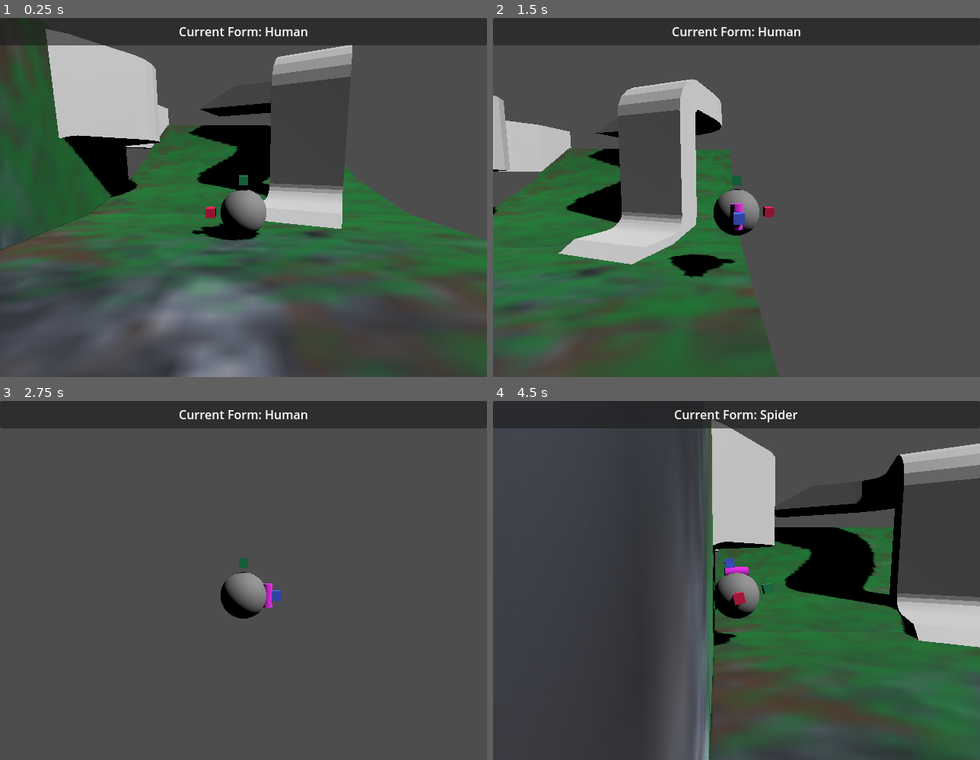
Above: before the commit, frames 1-4 (two rows, left to right).
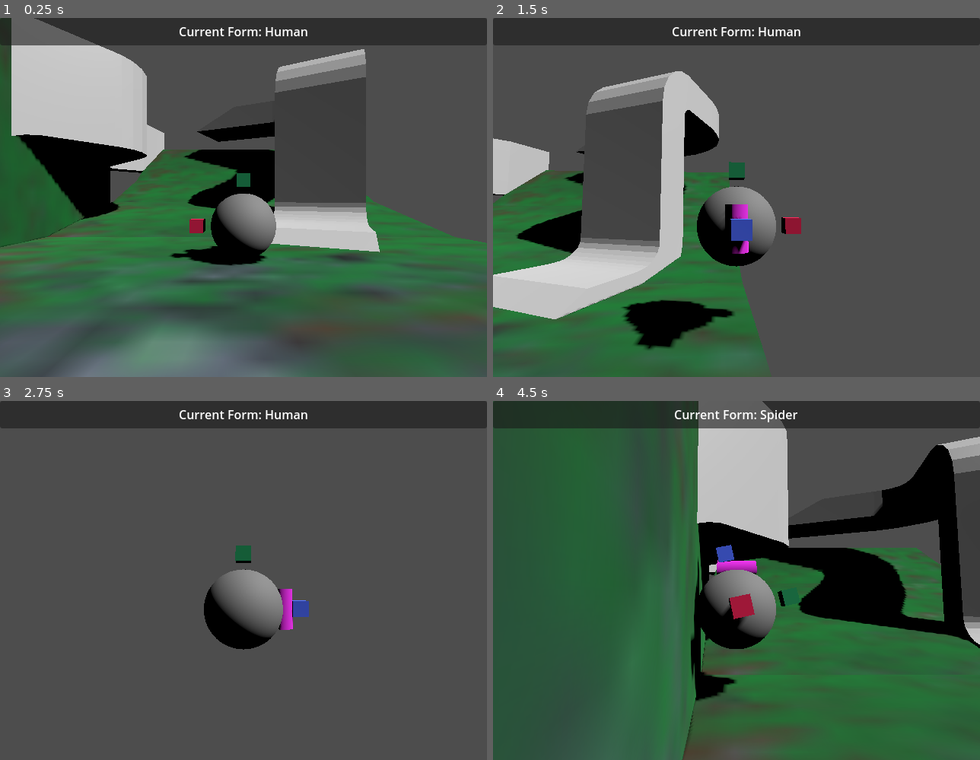
Above: after the commit, the same moments.

Repository: LettucePie/druid
Game: Godot game, scene res://playscenes/play_0.tscn
Same seed, same stepped clock (60 frames per second), same inputs: the game is played once before the commit and once after it.
Inputs:
- Up to frame 1 (0.25 s): no input
- Up to frame 2 (1.5 s): tap Enter (ui_accept) at 0.5 s; hold D (move_right) 0.53-1.28 s; tap K (cam_down) at 0.6 s; tap Space (jump) at 0.77 s; hold S (move_down) from 1.28 s (still down); tap J (cam_left) at 1.35 s
- Up to frame 3 (2.75 s): tap Space (jump) at 1.52 s; release S (move_down) at 2.03 s; hold D (move_right) from 2.03 s (still down); tap L (cam_right) at 2.1 s
- Up to frame 4 (4.5 s): release D (move_right) at 2.78 s; hold W (move_up) 2.78-3.53 s; tap I (cam_up) at 2.85 s; tap Space (jump) at 3.02, 3.77 s; hold A (move_left) from 3.53 s (still down); tap Q (form_switcher) at 3.6 s; tap K (cam_down) at 4.35 s

The runs differ from the first frame. In frame 1, 32% of the frame differs, in the area x 0-100%, y 0-100%; in frame 2, 24%; in frame 3, 2.6%; in frame 4, 52%.

Commit message:
added distance zoom based on angle to camera

Diff:
--- a/core/player.gd
+++ b/core/player.gd
@@ -9,10 +9,13 @@
 
 
 ## Camera Variables
+var cam_locked : bool = false
 var cam_min_y : float = -PI
 var cam_max_y : float = PI
 var cam_min_x : float = PI * -0.35
 var cam_max_x : float = PI * 0.35
+@export var cam_distance_curve : Curve
+var cam_distance_max : float = 10.0
 
 
 ## Movement Variables
@@ -90,9 +93,18 @@
 
 	var parent_dial = current_cam.get_parent()
 	if parent_dial.name == "cam_dial":
-		parent_dial.rotate_y(input.x * delta)
-		var dial_right = parent_dial.transform.basis * Vector3.RIGHT
-		parent_dial.rotate(dial_right, input.y * delta)
+		if !cam_locked:
+			parent_dial.rotate_y(input.x * delta)
+			parent_dial.rotate(
+				parent_dial.transform.basis * Vector3.RIGHT,
+				input.y * delta)
+			var x_percent = 1.0 - inverse_lerp(
+				cam_min_x,
+				cam_max_x,
+				parent_dial.rotation.x)
+			current_cam.position.z = \
+				cam_distance_max * cam_distance_curve.sample(x_percent)
+			current_cam.position.y = current_cam.position.z * 0.12
 
 		parent_dial.rotation.y = clamp(
 			parent_dial.rotation.y,
--- a/core/player.tscn
+++ b/core/player.tscn
@@ -1,6 +1,10 @@
-[gd_scene load_steps=12 format=3 uid="uid://bmicu2av4r0qn"]
+[gd_scene load_steps=13 format=3 uid="uid://bmicu2av4r0qn"]
 
 [ext_resource type="Script" path="res://core/player.gd" id="1_dpv4o"]
+
+[sub_resource type="Curve" id="Curve_hyoh0"]
+_data = [Vector2(0, 0.0526315), 0.0, 0.0, 0, 0, Vector2(0.498339, 0.357895), 2.20412, 2.20412, 0, 0, Vector2(0.611296, 1), 0.0, 0.0, 0, 0, Vector2(1, 0.494737), 0.0, 0.0, 0, 0]
+point_count = 4
 
 [sub_resource type="SphereShape3D" id="SphereShape3D_tq1pq"]
 
@@ -42,6 +46,7 @@
 [node name="player" type="CharacterBody3D" groups=["player"]]
 transform = Transform3D(1, 0, 0, 0, 1, 0, 0, 0, 1, 0, 1.96485, 0)
 script = ExtResource("1_dpv4o")
+cam_distance_curve = SubResource("Curve_hyoh0")
 
 [node name="CollisionShape3D" type="CollisionShape3D" parent="."]
 shape = SubResource("SphereShape3D_tq1pq")
@@ -77,7 +82,7 @@
 [node name="cam_dial" type="Node3D" parent="."]
 
 [node name="Player_Cam" type="Camera3D" parent="cam_dial" groups=["player_camera"]]
-transform = Transform3D(1, 0, 0, 0, 0.986873, 0.1615, 0, -0.1615, 0.986873, 0, 1.14094, 4.97653)
+transform = Transform3D(1, 0, 0, 0, 1, 0, 0, 0, 1, 0, 0, 0)
 current = true
 
 [node name="magnet_ray" type="RayCast3D" parent="."]
